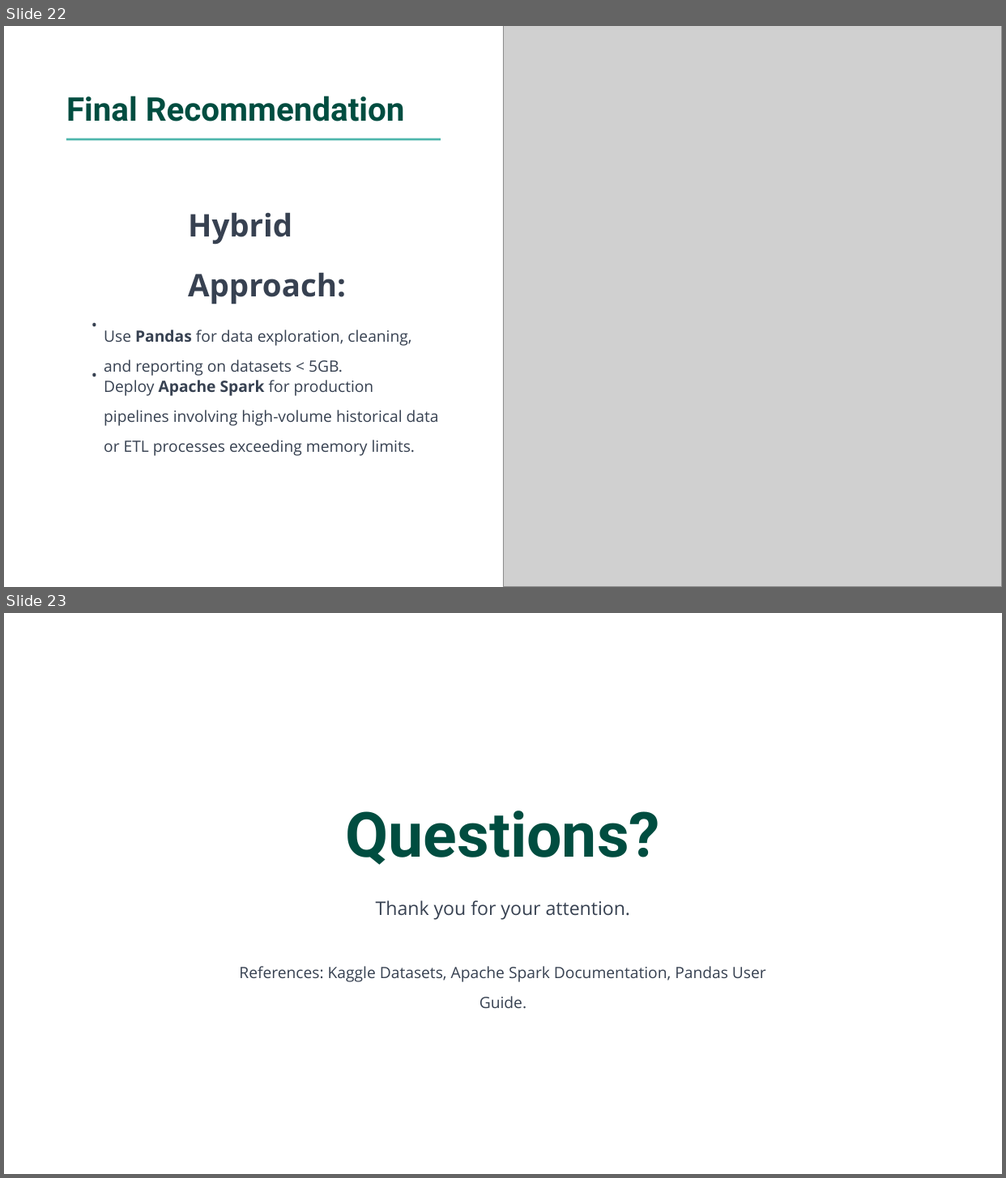
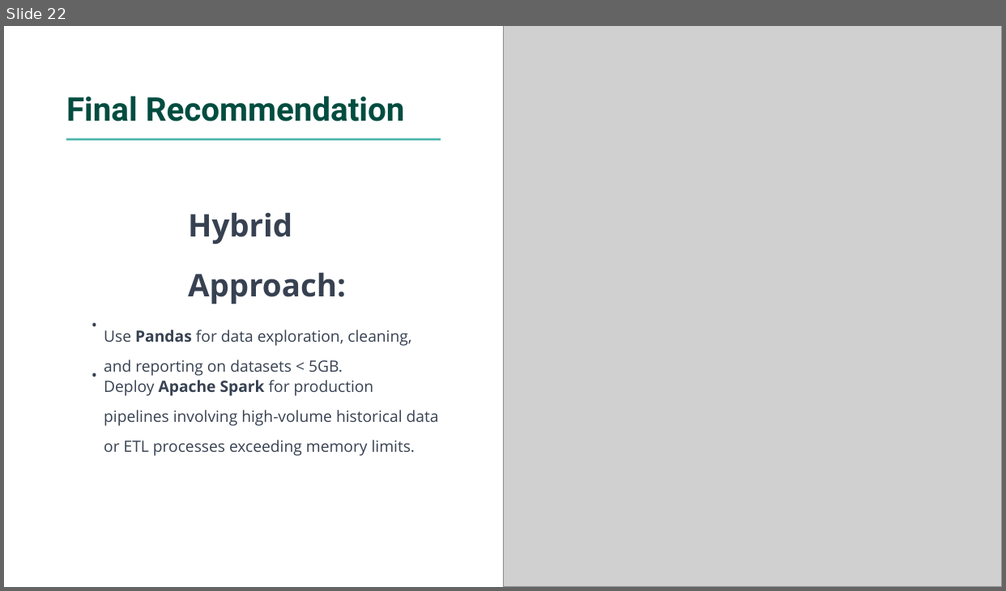
Before and after one commit to promise-jameson/Data-analysis-and-big-data-processing, a slide deck: presentations/Comparative Data Analysis - Climate & Big Data.pptx. Shown one above the other, each under a label of ours: slides 22 and 23 before the commit, slide 22 after it. The pictures are 1006x1178 and 1006x591 pixels, drawn with LibreOffice and Linux fonts; fonts in the diff are those of the drawing; grey boxes stand for pictures; background and template pictures are left out. Boxes give left, top, right and bottom in pixels: in the first picture for what was removed or moved away, otherwise in the second. Text is boxed around its words. In the diff, an @@ line names an element or a change of style, - is before the commit and + after.

```diff
--- a/presentations/Comparative Data Analysis - Climate & Big Data.pptx
+++ b/presentations/Comparative Data Analysis - Climate & Big Data.pptx
@@ slide 23 removed at [4, 613, 1002, 1174], background picture (left out) @@
@@ text removed at [346, 811, 660, 865] @@
-Questions?
@@ text removed at [376, 901, 631, 920] @@
-Thank you for your attention.
@@ text removed at [239, 966, 766, 1009] @@
-References: Kaggle Datasets, Apache Spark Documentation, Pandas User Guide.
```
Also in this commit, not shown: 1 slide changed, 3 other files.
